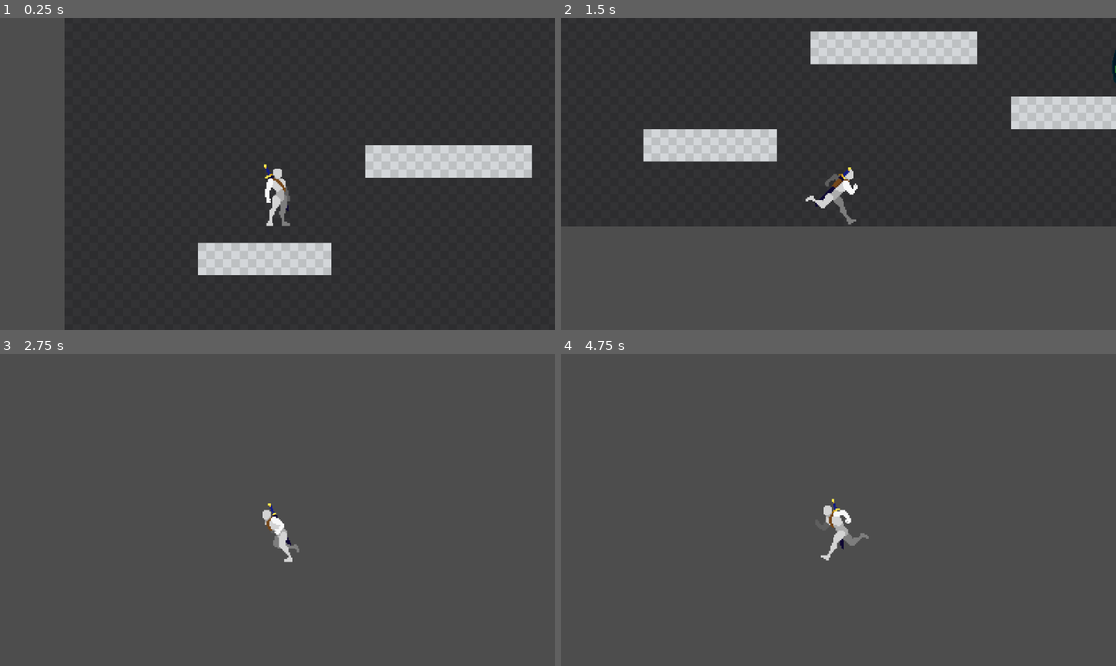
Above: before the commit, frames 1-4 (two rows, left to right).
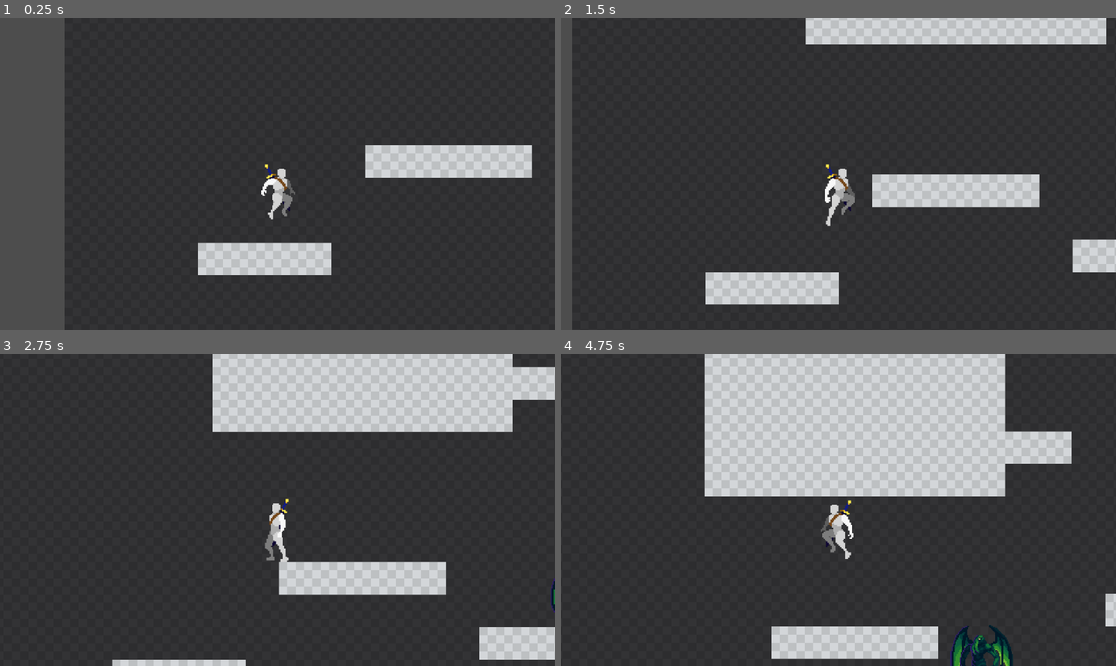
Above: after the commit, the same moments.

Repository: Lidrial/projet_69
Game: Godot game, scene res://demo_level.tscn
Same seed, same stepped clock (60 frames per second), same inputs: the game is played once before the commit and once after it. This scene is started directly instead of the project's main scene.
Inputs:
- Up to frame 1 (0.25 s): no input
- Up to frame 2 (1.5 s): tap Enter (ui_accept) at 0.5, 0.77 s; hold Shift (input_shift) 0.53-1.28 s; hold D (input_move_right) from 0.53 s (still down); tap Space (input_space) at 1.35 s
- Up to frame 3 (2.75 s): tap Enter (ui_accept) at 1.52 s; release D (input_move_right) at 2.03 s; hold A (input_move_left) from 2.03 s (still down); hold Shift (input_shift) from 2.03 s (still down)
- Up to frame 4 (4.75 s): release A (input_move_left) at 2.78 s; release Shift (input_shift) at 2.78 s; hold D (input_move_right) 2.78-4.28 s; tap Space (input_space) at 2.85, 4.35 s; tap Enter (ui_accept) at 3.02, 3.77, 4.52 s; hold Shift (input_shift) 3.53-4.28 s; hold A (input_move_left) from 4.28 s (still down)

The runs differ from the first frame. In frame 1, 0.4% of the frame differs, in the area x 47-54%, y 46-67%; in frame 2, 48%; in frame 3, 100%; in frame 4, 100%, in the area x 0-100%, y 0-100%.

Commit message:
ajout wall jump + handle air accel + reverse shift input

Diff:
--- a/PrototypeBody2D.gd
+++ b/PrototypeBody2D.gd
@@ -4,6 +4,7 @@
 const SPEED_WALK = 75.0
 const SPEED_RUN = 300.0
 const JUMP_VELOCITY = -815.0
+const AIR_X_VELOCITY = 0.5
 
 # Get the gravity from the project settings to be synced with RigidBody nodes.
 var gravity = ProjectSettings.get_setting("physics/2d/default_gravity") * 1.7
@@ -30,13 +31,13 @@
 			_animated_sprite.flip_h = true
 
 	# Handle Walk.
-	if direction and not jump_input and not shift_input:
+	if direction and not jump_input and shift_input:
 		velocity.x = direction * SPEED_WALK
 		if direction != 0 and is_on_floor():
 			_animated_sprite.play("3-Walk")
 
 	# Handle Run.
-	elif direction and not jump_input and shift_input:
+	elif direction and not jump_input and not shift_input:
 		velocity.x = direction * SPEED_RUN
 		if direction != 0 and is_on_floor():
 			_animated_sprite.play("2-Run")
@@ -48,14 +49,21 @@
 		_animated_sprite.play('1-Idle')
 
 	# Handle Jump.
-	elif jump_input and is_on_floor() :
+	elif jump_input:
 		jump()
 
 	move_and_slide()
 
 
 func jump():
+	if is_on_wall():
+		# Apply a force in the opposite direction and upwards
+		velocity.x = -direction * AIR_X_VELOCITY
+		velocity.y = JUMP_VELOCITY
+	elif is_on_floor():
+		velocity.x = AIR_X_VELOCITY
+
 		velocity.y = JUMP_VELOCITY
 		_animated_sprite
-		_animated_sprite.play("4-Jump")
-		animation_locked = true
+	_animated_sprite.play("4-Jump")
+	animation_locked = true
--- a/prototype_character.tscn
+++ b/prototype_character.tscn
@@ -454,7 +454,9 @@
 
 [node name="AnimatedSprite2D" type="AnimatedSprite2D" parent="."]
 sprite_frames = SubResource("SpriteFrames_bmod2")
-animation = &"1-Idle"
+animation = &"4-Jump"
+frame = 2
+frame_progress = 0.56428
 
 [node name="CollisionShape2D" type="CollisionShape2D" parent="."]
 position = Vector2(0, 17)
